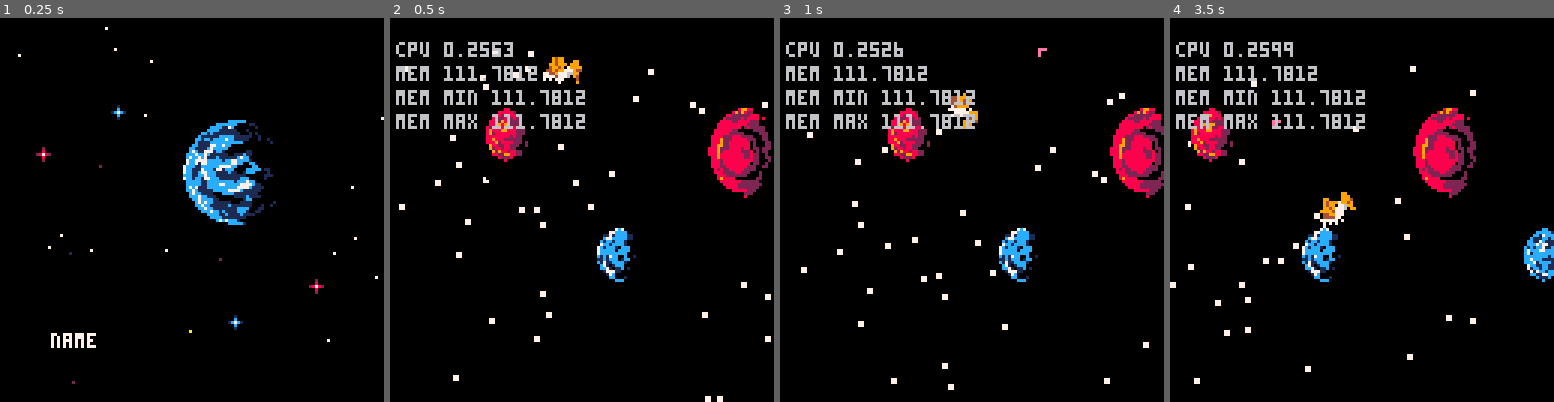
Above: before the commit, frames 1-4 (left to right).
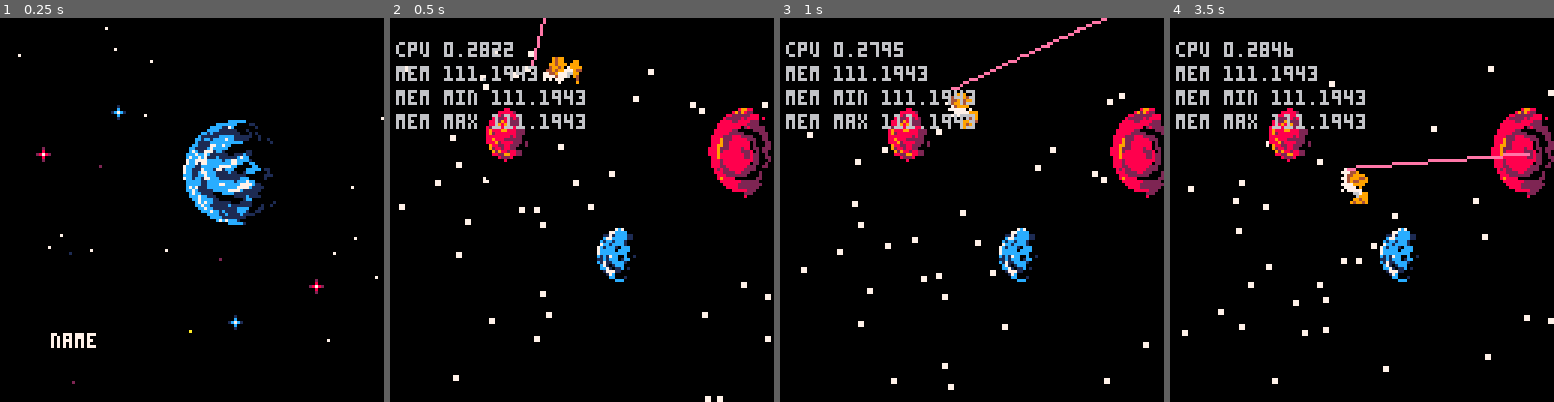
Above: after the commit, the same moments.

Repository: woofers/discord-jam-2
Game: PICO-8 cartridge discord-jam-2.p8
Two runs of this game, one before a commit and one after it. Both use one fixed random seed, a clock stepped at 60 frames per second and the inputs below.
Inputs:
- Up to frame 1 (0.25 s): no input
- Up to frame 2 (0.5 s): tap X (X key) at 0.33 s
- Up to frame 3 (1 s): tap O (Z key) at 0.7 s
- Up to frame 4 (3.5 s): tap X (X key) at 1.07, 1.85, 2.97 s; hold Right 1.6-2.1 s; tap O (Z key) every 0.4 s from 1.7 to 3.3 s; hold Up 2.15-2.42 s; hold Right 2.47-3.03 s; hold Left from 3.08 s (still down)

Frame 1 is identical in both runs. In frame 2, 0.6% of the frame differs, in the area x 23-51%, y 0-29%; in frame 3, 0.9%; in frame 4, 12%, in the area x 0-100%, y 6-96%.

Commit message:
Use ray for collision detection rather than dot

Diff:
--- a/discord-jam-2.p8
+++ b/discord-jam-2.p8
@@ -435,7 +435,8 @@
    self.x = x
    self.y = y
    self.r = 0
-   self.ray_distance = 44
+   self.ray_deadzone = 10
+   self.ray_distance = 70
    self.planets = planets
    self.planet_colors = {1, 2, 7, 8, 9, 12}
    self:reset(t)
@@ -562,21 +563,19 @@
    draw_player(self.x, self.y, self.r)
    draw_ray = true
    if draw_ray then
-      local x, y = self:ray_location(self.ray_distance)
-      pset(x, y, 14)
-      pset(x + 1, y, 14)
-      pset(x, y + 1, 14)
-      pset(x + 2, y, 14)
-      pset(x, y + 2, 14)
+      for i=self.ray_deadzone, self.ray_distance do
+         local x, y = self:ray_location(i)
+         pset(x, y, 14)
+      end
    end
 end
 
 function player:can_jump(dt)
-   local x, y = self:ray_location(self.ray_distance)
-   local colors = { pget(x, y), pget(x + 1, y), pget(x, y + 1), pget(x + 2, y), pget(x, y + 2) }
-   for i=1, #colors do
+   for i=self.ray_deadzone, self.ray_distance do
+      local x, y = self:ray_location(i)
+      local color = pget(x, y)
       for j=1, #self.planet_colors do
-         if colors[i] == self.planet_colors[j] then
+         if color == self.planet_colors[j] then
             return true
          end
       end
